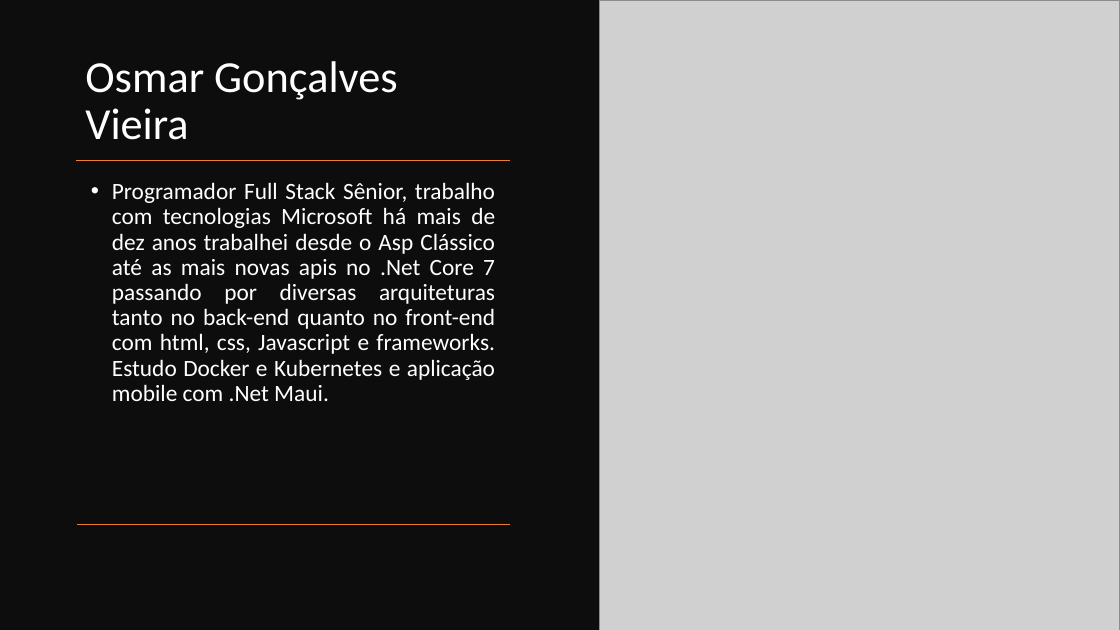
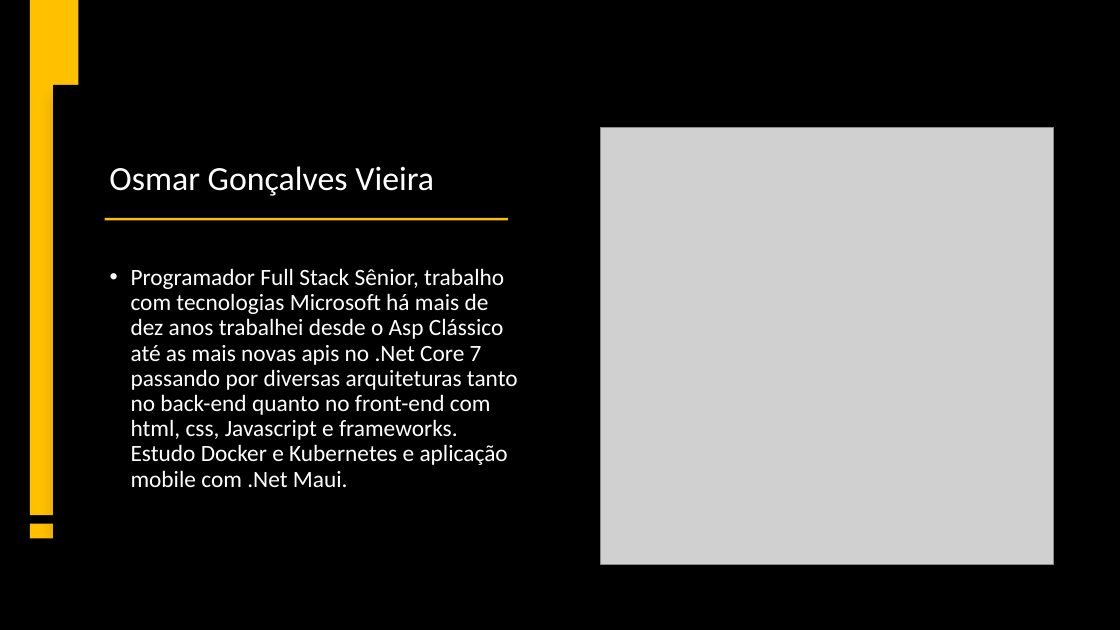
Before and after one commit to ogvieira100/mongo_db_poc, a slide deck: slide 1 of apresentacao-mongodb.pptx. Drawn at 1120x630 pixels with LibreOffice and Linux fonts; fonts in the diff are those of the drawing; grey boxes stand for pictures. Boxes give left, top, right and bottom in pixels: in the first picture for what was removed or moved away, otherwise in the second. Text is boxed around its words. In the diff, an @@ line names an element or a change of style, - is before the commit and + after.

```diff
--- a/apresentacao-mongodb.pptx
+++ b/apresentacao-mongodb.pptx
@@ background #FFFFFF to #000000 @@
@@ rectangle added at (30,0,79,515), fill #FFC000 @@
@@ rectangle: place and size @@
-rectangle at (0,0,1120,630)
+rectangle at (53,85,1074,586)
@@ rectangle at (53,85,1074,586): fill #0D0D0D to #000000; shadow on @@
@@ title "Osmar Gonçalves Vieira": place and size @@
-title "Osmar Gonçalves Vieira" at (85,61,397,140)
+title "Osmar Gonçalves Vieira" at (109,166,434,196)
@@ title "Osmar Gonçalves Vieira" at (109,166,434,196): size 38 to 29 pt @@
@@ picture: place and size @@
-picture at (600,0,1120,630)
+picture at (601,127,1054,564)
@@ line removed from (510, 160) to (76, 160) @@
@@ text "Programador Full Stack Sênior, trabalho ...": place and size @@
-text "Programador Full Stack Sênior, trabalho ..." at (112,182,495,401)
+text "Programador Full Stack Sênior, trabalho ..." at (131,268,518,487)
@@ text "Programador Full Stack Sênior, trabalho ..." at (131,268,518,487): alignment justified to left; vertical alignment top to middle @@
@@ rectangle added at (105,218,508,220), fill #FFC000 @@
@@ rectangle added at (30,523,79,538), fill #FFC000 @@
@@ line removed from (510, 524) to (76, 524) @@
```
Also in this commit, not shown: 6 other slides changed, 1 slide added, 5 other files.
